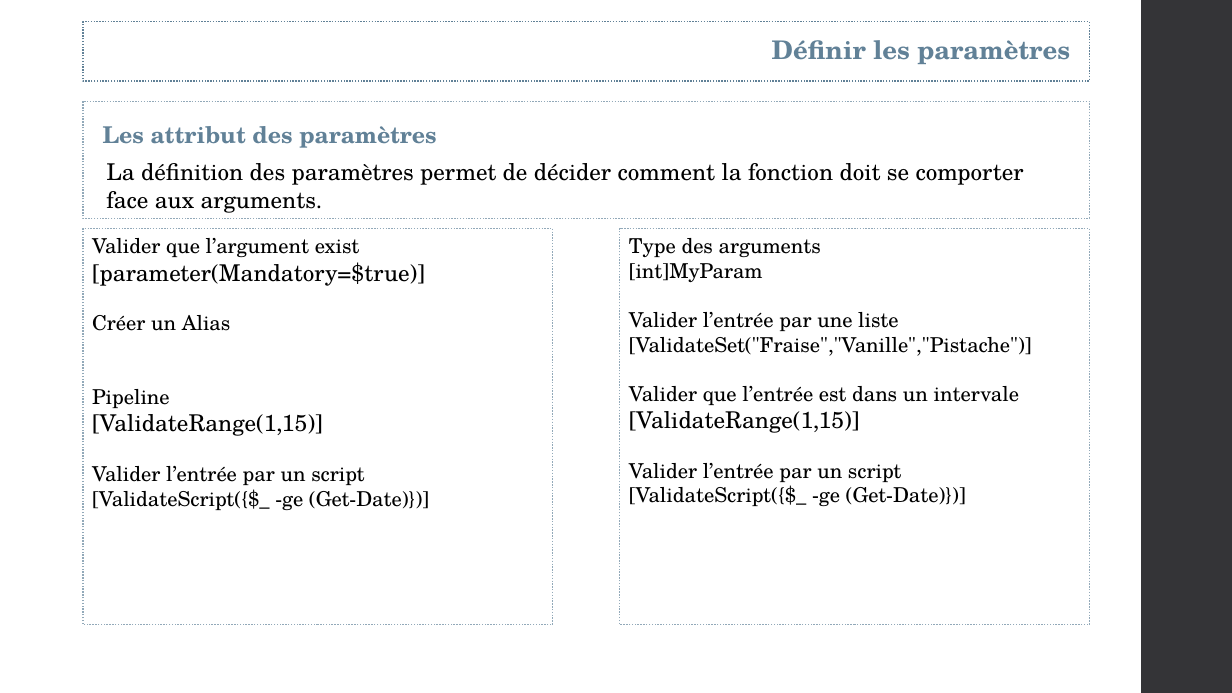
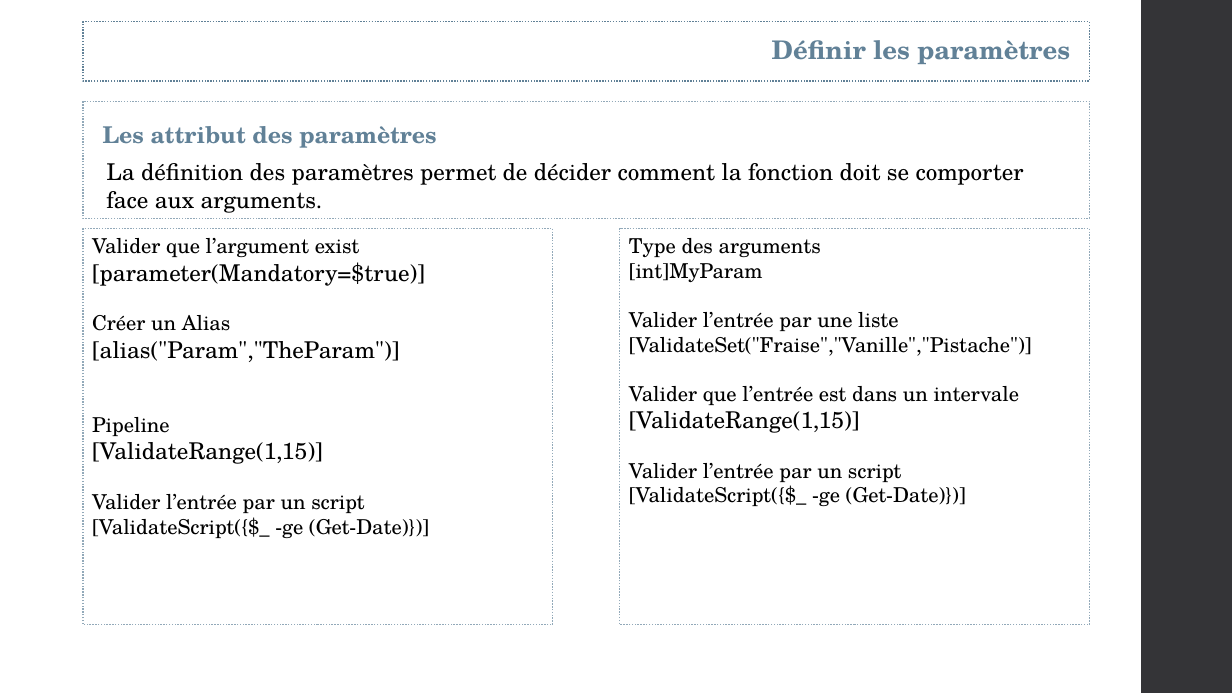
Before and after one commit to omiossec/meetup-20181122-ParamBinding, a slide deck: slide 10 of FRPSUG-2018-Olivier-Miossec [Enregistrement automatique].pptx. Drawn at 1232x693 pixels with LibreOffice and Linux fonts; fonts in the diff are those of the drawing. Boxes give left, top, right and bottom in pixels: in the first picture for what was removed or moved away, otherwise in the second. Text is boxed around its words. In the diff, an @@ line names an element or a change of style, - is before the commit and + after.

```diff
--- a/FRPSUG-2018-Olivier-Miossec [Enregistrement automatique].pptx
+++ b/FRPSUG-2018-Olivier-Miossec [Enregistrement automatique].pptx
@@ text at [92, 341, 399, 362]: paragraph added @@
+[alias("Param","TheParam")]
```
Also in this commit, not shown: 1 other file.
